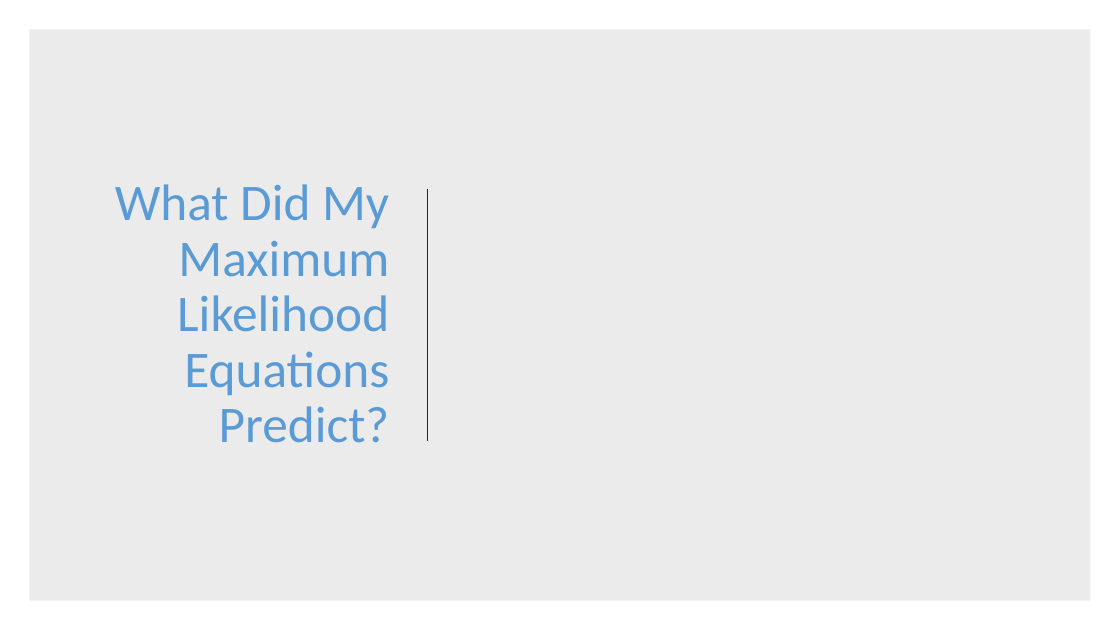
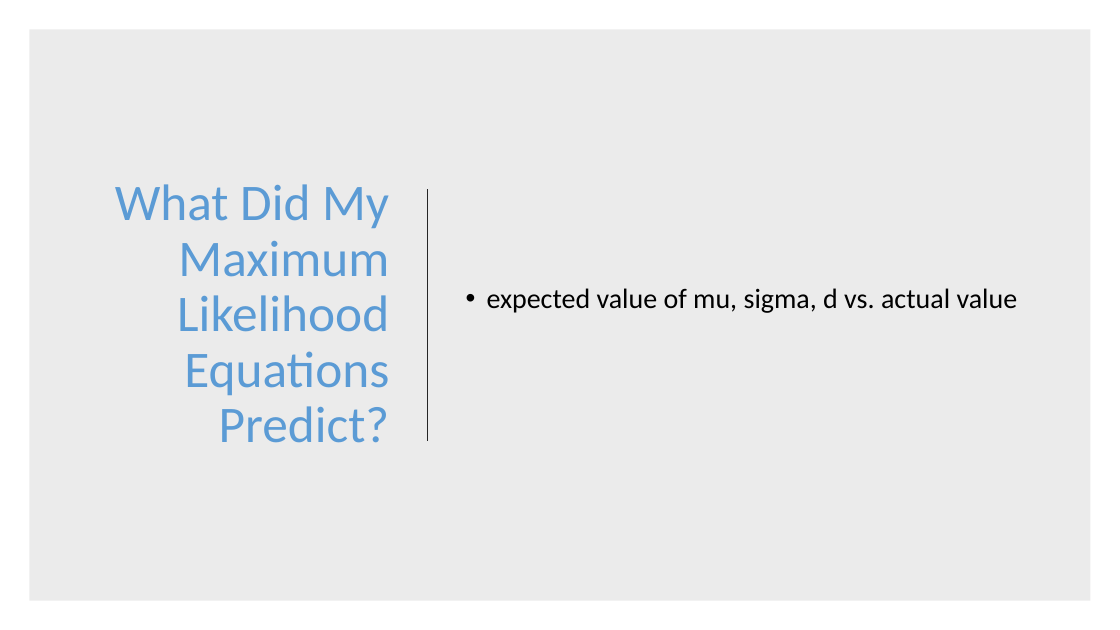
Before and after one commit to ndorilas2014/RMTProject, a slide deck: slide 28 of Presentation(RMT).pptx (slide 25 before the commit). Drawn at 1120x630 pixels with LibreOffice and Linux fonts; fonts in the diff are those of the drawing. Boxes give left, top, right and bottom in pixels: in the first picture for what was removed or moved away, otherwise in the second. Text is boxed around its words. In the diff, an @@ line names an element or a change of style, - is before the commit and + after.

```diff
--- a/Presentation(RMT).pptx
+++ b/Presentation(RMT).pptx
@@ text added at bbox=[487, 288, 1018, 313], 24 pt, text #000000 @@
+• expected value of mu, sigma, d vs. actual value
```
Also in this commit, not shown: 1 other slide changed, 1 slide added, 1 other file.
